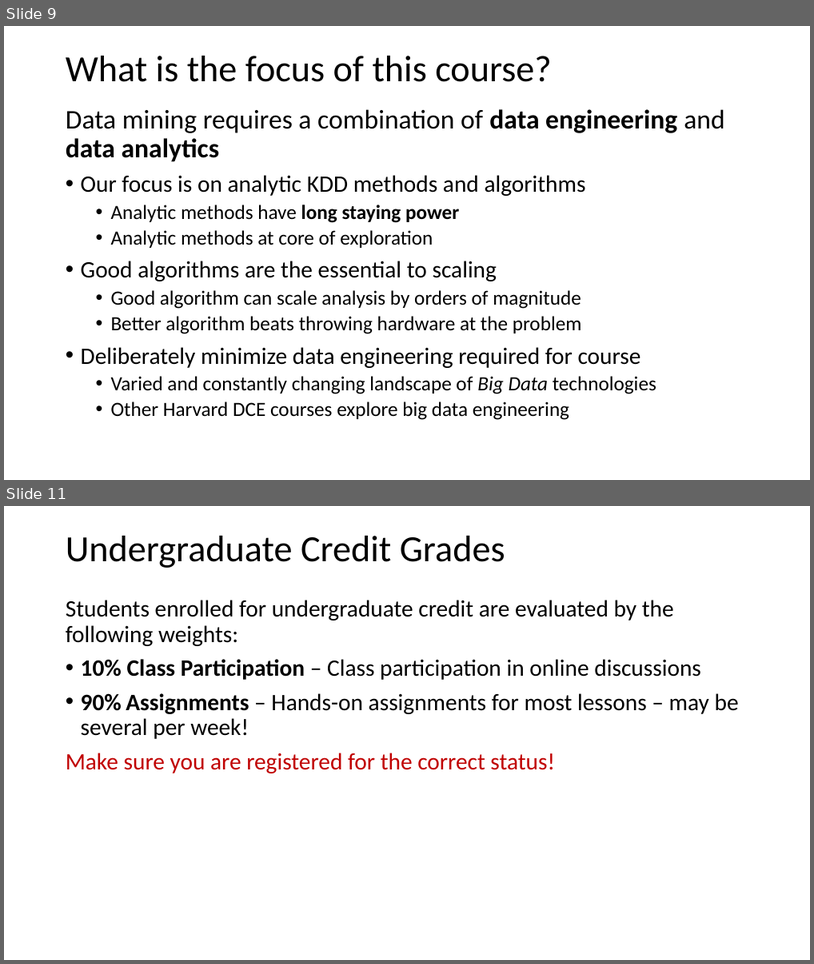
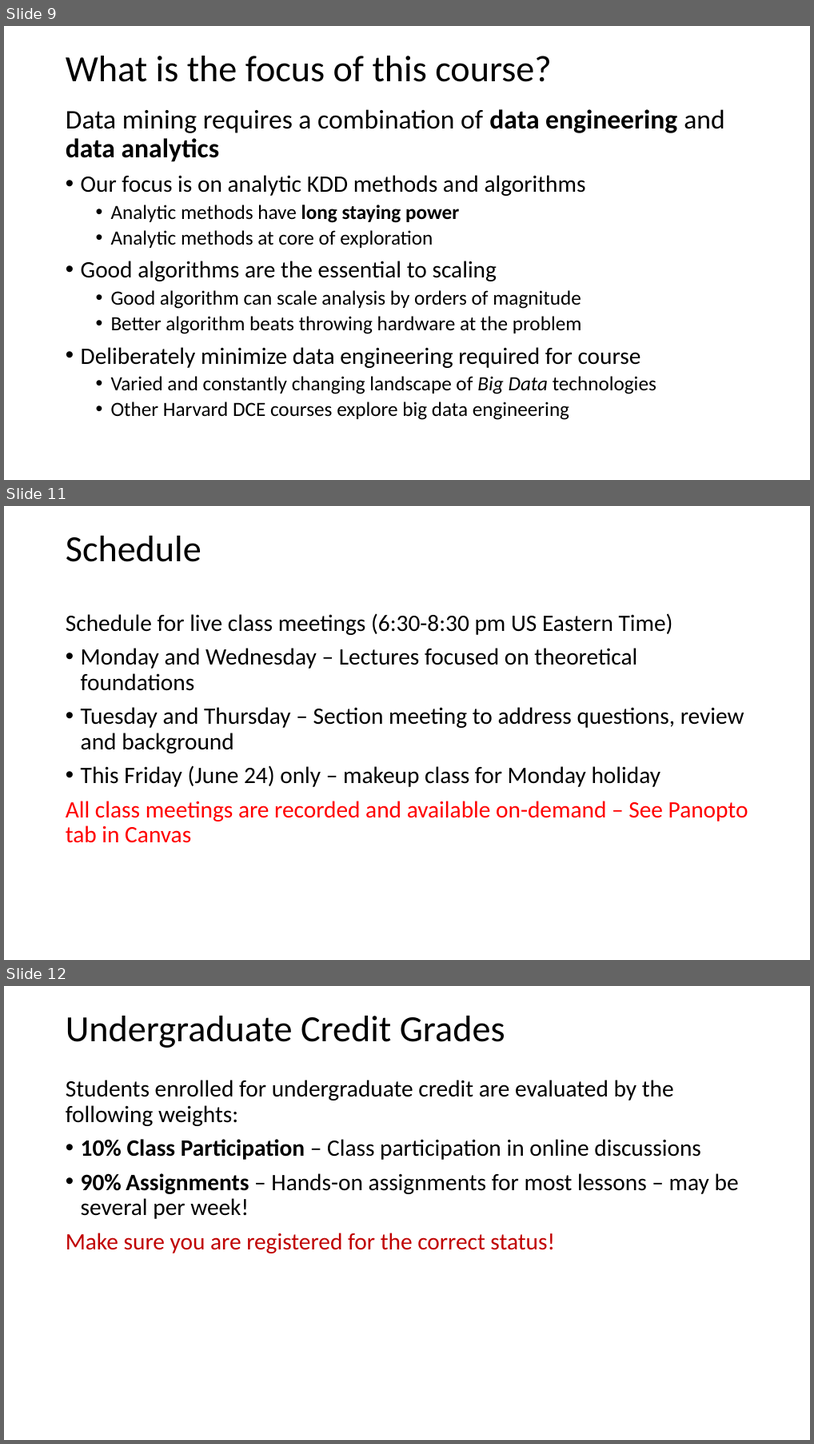
Before and after one commit to StephenElston/CSCI-E-108, a slide deck: slides/1_Introduction.pptx. Shown one above the other, each under a label of ours: slides 9 and 11 before the commit, slides 9, 11 and 12 after it; the slides between them are not shown. The pictures are 814x964 and 814x1444 pixels, drawn with LibreOffice and Linux fonts; fonts in the diff are those of the drawing. Boxes give left, top, right and bottom in pixels: in the first picture for what was removed or moved away, otherwise in the second. Text is boxed around its words. In the diff, an @@ line names an element or a change of style, - is before the commit and + after.

```diff
--- a/slides/1_Introduction.pptx
+++ b/slides/1_Introduction.pptx
@@ slide 11 added at [4,506,810,960], background #FFFFFF @@
@@ text added at [66,536,202,562], 44 pt, text #000000 @@
+Schedule
@@ text added at [66,613,749,843], 28 pt, text #000000 @@
+Schedule for live class meetings (6:30-8:30 pm US Eastern Time)
+• Monday and Wednesday – Lectures focused on theoretical foundations
+• Tuesday and Thursday – Section meeting to address questions, review and background
+• This Friday (June 24) only – makeup class for Monday holiday
+All class meetings are recorded and available on-demand – See Panopto tab in Canvas
@@ what was slide 11 is now slide 12 @@
```
Also in this commit, not shown: 3 slides changed.
